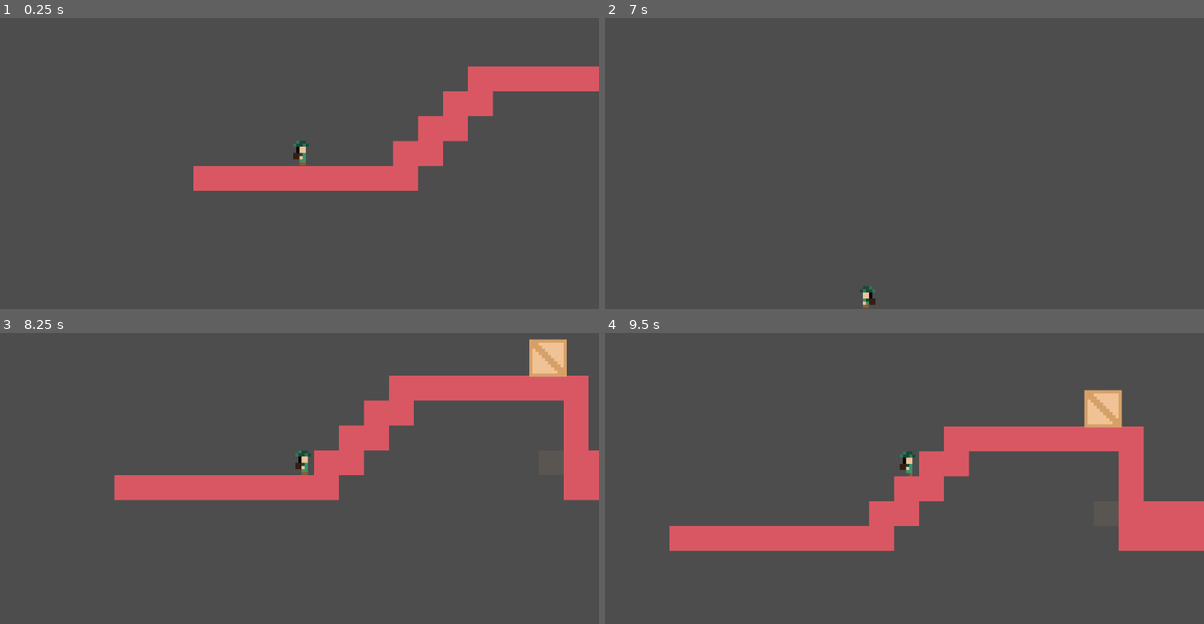
Above: before the commit, frames 1-4 (two rows, left to right).
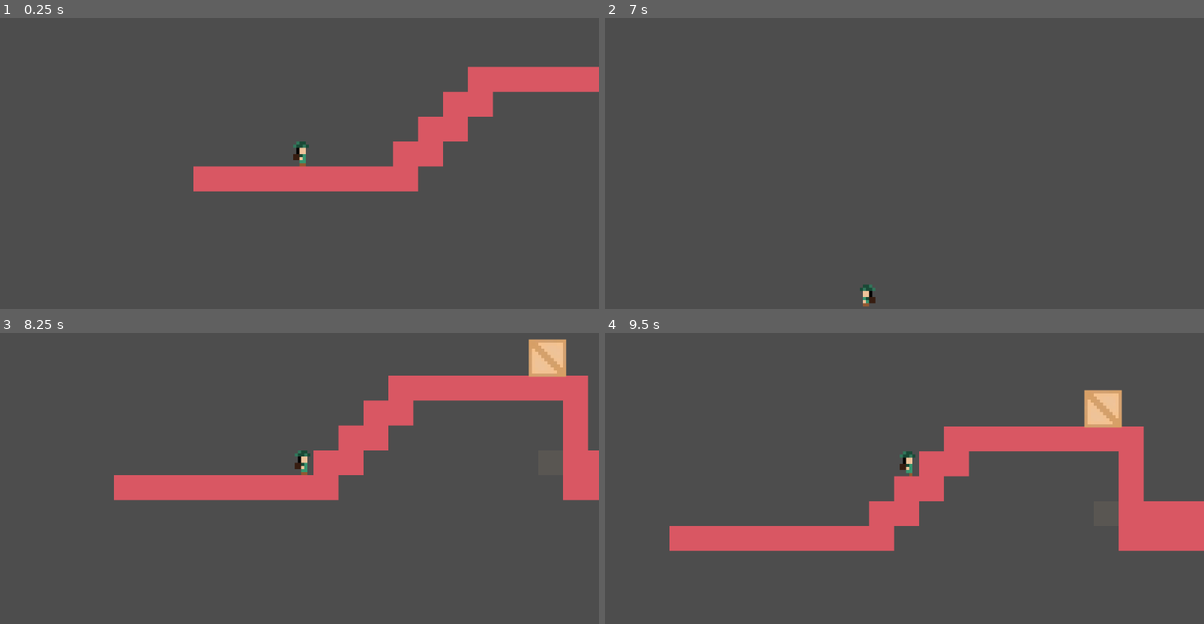
Above: after the commit, the same moments.

Repository: AzmainAhnaf/Speed-Jam-1
Game: Godot game, scene res://scenes/game.tscn
Same seed, same stepped clock (60 frames per second), same inputs: the game is played once before the commit and once after it.
Inputs:
- Up to frame 1 (0.25 s): no input
- Up to frame 2 (7 s): hold W (Is_climbing) 0.53-1.28 s; hold D (Move_right) 0.53-2.03 s; tap Space (Jump) at 0.77, 1.52, 3.02, 3.77, 4.52, 6.02, 6.77 s; tap W (Is_climbing) every 1.5 s from 1.35 to 5.85 s; hold A (Move_left) 2.03-2.78 s; hold W (Is_climbing) 2.03-2.78 s; hold D (Move_right) 2.78-4.28 s; hold W (Is_climbing) 3.53-4.28 s; hold A (Move_left) 4.28-5.03 s; hold D (Move_right) 5.03-5.78 s; hold W (Is_climbing) 5.03-5.78 s; hold A (Move_left) from 5.78 s (still down); hold W (Is_climbing) from 6.53 s (still down)
- Up to frame 3 (8.25 s): release A (Move_left) at 7.28 s; release W (Is_climbing) at 7.28 s; hold D (Move_right) from 7.28 s (still down); tap W (Is_climbing) at 7.35 s; tap Space (Jump) at 7.52 s; hold W (Is_climbing) from 8.03 s (still down)
- Up to frame 4 (9.5 s): keep holding D (Move_right); tap Enter at 8.75 s; release W (Is_climbing) at 8.78 s; tap W (Is_climbing) at 8.85 s; tap Space (Jump) at 9.02 s

The runs differ from the first frame. In frame 1, 0.4% of the frame differs, in the area x 32-100%, y 16-60%; in frame 2, less than 0.1%; in frame 3, 0.3%; in frame 4, nothing differs.

Commit message:
smoll fix
ladder speed increased

Diff:
--- a/scenes/game.tscn
+++ b/scenes/game.tscn
@@ -159,10 +159,10 @@
 script = ExtResource("1_jek2o")
 
 [node name="TileMap" type="TileMap" parent="."]
-position = Vector2(103, 56)
+position = Vector2(103, 57)
 tile_set = SubResource("TileSet_knd5i")
 format = 2
-layer_0/tile_data = PackedInt32Array(196603, 393216, 2, 1966 …(1680 unchanged characters)…  2, 196645, 393216, 2, 262181, 393216, 2)
+layer_0/tile_data = PackedInt32Array(196603, 393216, 2, 1966 …(1680 unchanged characters)…  2, 196645, 393216, 2, 262181, 393216, 2, 131100, 327680, 3, 131101, 327680, 3, 131102, 327680, 3, 131103, 327680, 3, 131104, 327680, 3, 131105, 327680, 3)
 
 [node name="Player" parent="." instance=ExtResource("1_uouon")]
 position = Vector2(98, 57)
--- a/scripts/player.gd
+++ b/scripts/player.gd
@@ -28,9 +28,9 @@
 	if (is_on_ladder):
 		velocity.y = 0
 		if Input.is_action_pressed("Up"):
-			velocity.y = -30
+			velocity.y = -50
 		elif Input.is_action_pressed("Down"):
-			velocity.y = 30
+			velocity.y = 50
 
 	# Handle jump.
 	if Input.is_action_just_pressed("Jump") and (is_on_floor() or is_on_ladder):
--- a/world.tscn
+++ /dev/null
@@ -1,17 +0,0 @@
-[gd_scene load_steps=3 format=3 uid="uid://cj5qwfqovqqe"]
-
-[ext_resource type="Texture2D" uid="uid://bprdmgqav0ip3" path="res://assets/white_bg.png" id="1_swtnk"]
-
-[sub_resource type="RectangleShape2D" id="RectangleShape2D_6d7cg"]
-
-[node name="world" type="Node2D"]
-
-[node name="WhiteBg" type="Sprite2D" parent="."]
-position = Vector2(584, 329)
-scale = Vector2(0.617678, 1.01235)
-texture = ExtResource("1_swtnk")
-
-[node name="StaticBody2D" type="StaticBody2D" parent="."]
-
-[node name="CollisionShape2D" type="CollisionShape2D" parent="StaticBody2D"]
-shape = SubResource("RectangleShape2D_6d7cg")
